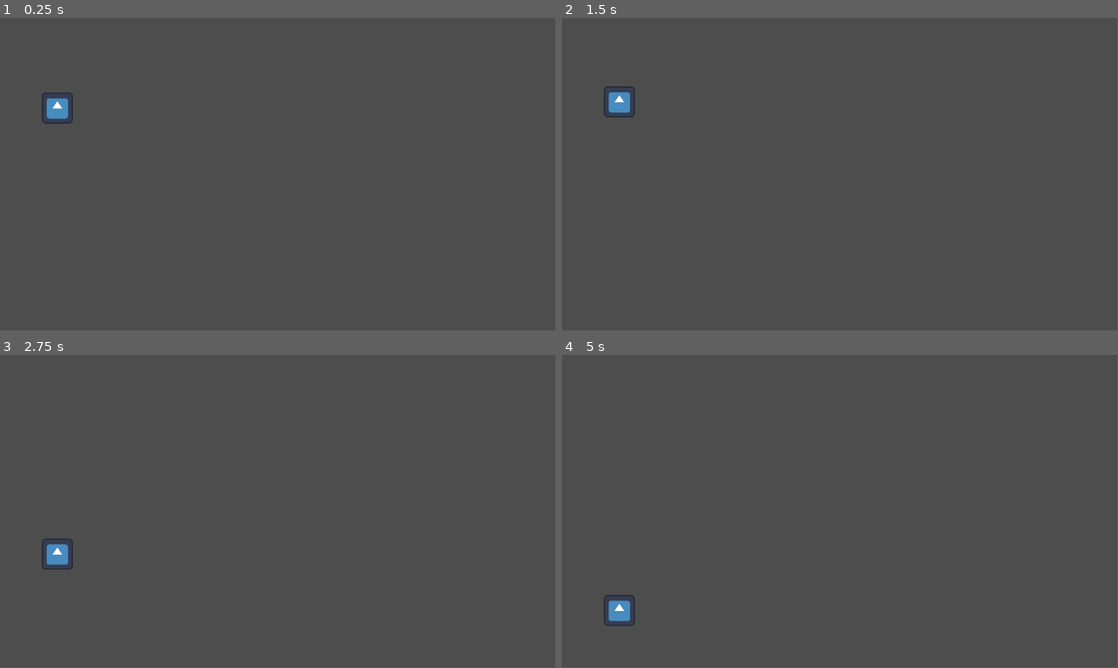
Above: before the commit, frames 1-4 (two rows, left to right).
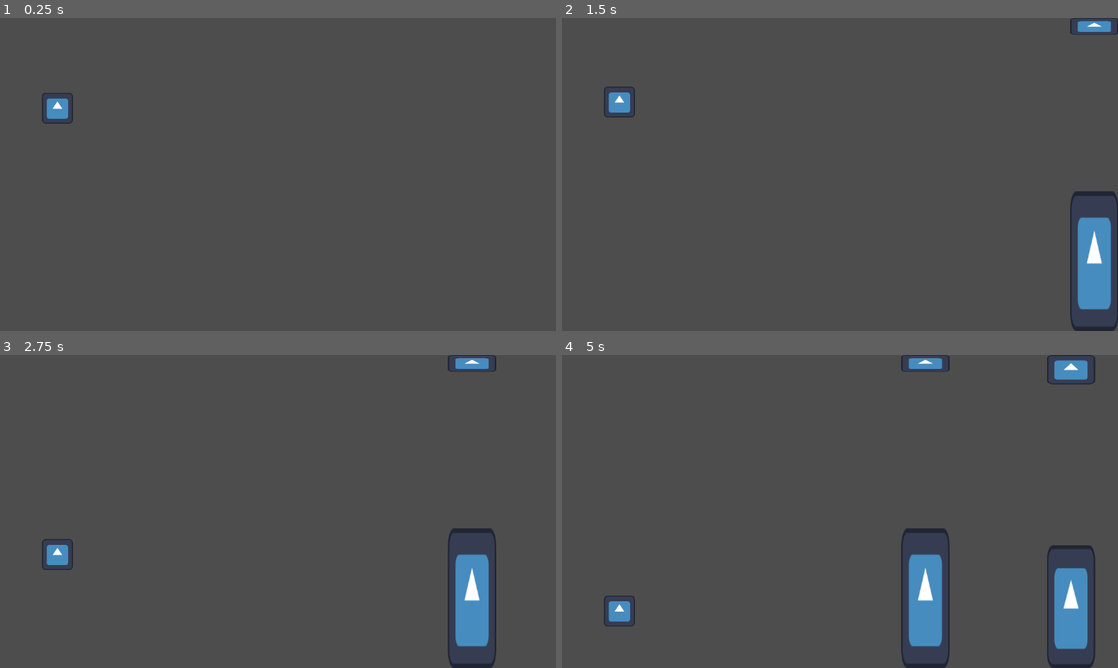
Above: after the commit, the same moments.

Repository: Davidwallacesadler/FlappyBirdCuzWhyNot
Game: Godot game, scene res://scenes/game.tscn
Two runs of this game, one before a commit and one after it. Both use one fixed random seed, a clock stepped at 60 frames per second and the inputs below. The engine's default icon, where the game draws it, is replaced by a stand-in: a white triangle on a blue panel in a dark square.
Inputs:
- Up to frame 1 (0.25 s): no input
- Up to frame 2 (1.5 s): tap Enter (ui_accept) at 0.5, 0.77 s
- Up to frame 3 (2.75 s): tap Enter (ui_accept) at 1.52 s
- Up to frame 4 (5 s): tap Enter (ui_accept) at 3.02, 3.77, 4.52 s
In our replay, the window is 799x449 before the commit and 800x450 after it. These sizes can differ from the game's own. Grey fills any space a smaller window leaves; there, only what the larger window draws over its background counts as a difference.

The runs differ from the first frame. In frame 1, less than 0.1% of the frame differs, in the area x 8-13%, y 25-33%; in frame 2, 2.6%; in frame 3, 2.6%; in frame 4, 5.2%, in the area x 7-96%, y 0-100%.

Commit message:
Add placeholder obsticle sprites

Diff:
--- a/project.godot
+++ b/project.godot
@@ -21,6 +21,7 @@
 
 [display]
 
+window/stretch/mode="viewport"
 window/stretch/aspect="expand"
 
 [rendering]
--- a/scenes/game.tscn
+++ b/scenes/game.tscn
@@ -9,6 +9,9 @@
 
 [sub_resource type="RectangleShape2D" id="RectangleShape2D_0gqmf"]
 size = Vector2(232, 645)
+
+[sub_resource type="RectangleShape2D" id="RectangleShape2D_7iory"]
+size = Vector2(315, 67)
 
 [node name="game" type="Node2D" node_paths=PackedStringArray("death_area")]
 script = ExtResource("1_4opl7")
@@ -31,8 +34,16 @@
 collision_mask = 6
 
 [node name="CollisionShape2D" type="CollisionShape2D" parent="ObsticleResetArea"]
-position = Vector2(116, 322)
+position = Vector2(30, 322)
 shape = SubResource("RectangleShape2D_0gqmf")
 
-[node name="obsticle_spawner" parent="." instance=ExtResource("3_tmy8o")]
-position = Vector2(1153, 0)
+[node name="ObsticleSpawner" parent="." instance=ExtResource("3_tmy8o")]
+position = Vector2(1253, 0)
+
+[node name="PlayerCeiling" type="StaticBody2D" parent="."]
+position = Vector2(1, -12)
+
+[node name="CollisionShape2D" type="CollisionShape2D" parent="PlayerCeiling"]
+position = Vector2(147.5, -23.5)
+shape = SubResource("RectangleShape2D_7iory")
+metadata/_edit_lock_ = true
--- a/scenes/obsticle.tscn
+++ b/scenes/obsticle.tscn
@@ -1,6 +1,7 @@
-[gd_scene load_steps=5 format=3 uid="uid://c0skd3qdcuonk"]
+[gd_scene load_steps=6 format=3 uid="uid://c0skd3qdcuonk"]
 
 [ext_resource type="Script" path="res://scripts/obsticle.gd" id="1_5c1ao"]
+[ext_resource type="Texture2D" uid="uid://bud5ofmpnev2c" path="res://icon.svg" id="2_lpmli"]
 
 [sub_resource type="RectangleShape2D" id="RectangleShape2D_bqbbm"]
 
@@ -8,7 +9,7 @@
 
 [sub_resource type="RectangleShape2D" id="RectangleShape2D_8d7g0"]
 
-[node name="obsticle" type="Node2D" node_paths=PackedStringArray("top_area", "bottom_area", "score_area", "top_collision_shape", "bottom_collision_shape", "score_collision_shape")]
+[node name="obsticle" type="Node2D" node_paths=PackedStringArray("top_area", "bottom_area", "score_area", "top_collision_shape", "bottom_collision_shape", "score_collision_shape", "top_sprite", "bottom_sprite")]
 script = ExtResource("1_5c1ao")
 top_area = NodePath("TopArea")
 bottom_area = NodePath("BottomArea")
@@ -16,6 +17,8 @@
 top_collision_shape = NodePath("TopArea/CollisionShape2D")
 bottom_collision_shape = NodePath("BottomArea/CollisionShape2D")
 score_collision_shape = NodePath("ScoreArea/CollisionShape2D")
+top_sprite = NodePath("TopSpite")
+bottom_sprite = NodePath("BottomSprite")
 
 [node name="TopArea" type="Area2D" parent="."]
 collision_layer = 2
@@ -36,3 +39,9 @@
 
 [node name="CollisionShape2D" type="CollisionShape2D" parent="ScoreArea"]
 shape = SubResource("RectangleShape2D_8d7g0")
+
+[node name="BottomSprite" type="Sprite2D" parent="."]
+texture = ExtResource("2_lpmli")
+
+[node name="TopSpite" type="Sprite2D" parent="."]
+texture = ExtResource("2_lpmli")
--- a/scenes/obsticle_spawner.tscn
+++ b/scenes/obsticle_spawner.tscn
@@ -1,7 +1,6 @@
 [gd_scene load_steps=2 format=3 uid="uid://esi6bchgr62a"]
 
-[ext_resource type="Script" path="res://obsticle_spawner.gd" id="1_yjcnk"]
+[ext_resource type="Script" path="res://scripts/obsticle_spawner.gd" id="1_5l46w"]
 
-[node name="obsticle_spawner" type="Node2D"]
-script = ExtResource("1_yjcnk")
-count = 4
+[node name="ObsticleSpawner" type="Node2D"]
+script = ExtResource("1_5l46w")
--- a/scenes/player.tscn
+++ b/scenes/player.tscn
@@ -1,13 +1,13 @@
 [gd_scene load_steps=4 format=3 uid="uid://bra2x1mpoc8hv"]
 
 [ext_resource type="Texture2D" uid="uid://bud5ofmpnev2c" path="res://icon.svg" id="1_1agwe"]
-[ext_resource type="Script" path="res://player.gd" id="1_l7f8f"]
+[ext_resource type="Script" path="res://scripts/player.gd" id="1_g7t71"]
 
 [sub_resource type="RectangleShape2D" id="RectangleShape2D_1bfcg"]
 size = Vector2(64, 64)
 
 [node name="player" type="CharacterBody2D"]
-script = ExtResource("1_l7f8f")
+script = ExtResource("1_g7t71")
 
 [node name="Sprite2D" type="Sprite2D" parent="."]
 position = Vector2(9.53674e-07, -9.53674e-07)
--- a/scripts/obsticle.gd
+++ b/scripts/obsticle.gd
@@ -1,7 +1,8 @@
 extends Node2D
 
-# TODO: Make this a range
-@export var gap_size: float = 250
+@export var gap_min_size: float = 200
+@export var gap_max_size: float = 350
+
 @export var max_height: float = 648
 @export var width: float = 100
 @export var speed: float = 100
@@ -16,12 +17,10 @@
 @export var bottom_collision_shape: CollisionShape2D
 @export var score_collision_shape: CollisionShape2D
 
-# JUST FOR TESTING
-var _initial_position: Vector2
+@export var top_sprite: Sprite2D
+@export var bottom_sprite: Sprite2D
 
 func _ready():
-	_initial_position = self.position
-
 	top_area.body_entered.connect(_on_body_entered_obsticle)
 	top_area.area_entered.connect(_on_area_entered_obsticle)
 	bottom_area.body_entered.connect(_on_body_entered_obsticle)
@@ -38,16 +37,24 @@
 
 
 func _setup_new_obsticle_gap() -> void:
-	var gap_start_position = _get_gap_start_position()
+	var gap_size = _get_random_gap_size()
+	var gap_start_position = _get_gap_start_position(gap_size)
+
 	_setup_top_obsticle(gap_start_position)
 
 	var gap_end_position = gap_start_position + gap_size
 	var bottom_obsticle_height = max_height - gap_end_position
+
 	_setup_bottom_obsticle(bottom_obsticle_height)
-
 	_setup_score_area(gap_size, gap_start_position)
 
-func _get_gap_start_position() -> float:
+
+func _get_random_gap_size() -> float:
+	var rng = RandomNumberGenerator.new()
+	return rng.randf_range(gap_min_size, gap_max_size)
+
+
+func _get_gap_start_position(gap_size: float) -> float:
 	var start = 0.0
 	var end = max_height - gap_size
 	var rng = RandomNumberGenerator.new()
@@ -56,19 +63,41 @@
 
 func _setup_top_obsticle(height: float) -> void:
 	top_collision_shape.shape.size.y = height
+
 	var y_offset_position = height * 0.5
 	top_area.position = Vector2(0, y_offset_position)
 
+	var image_rect = top_sprite.get_rect()
+	var x_scale_factor = width / image_rect.size.x
+	var y_scale_factor = height / image_rect.size.y
+
+	top_sprite.scale.x = x_scale_factor
+	top_sprite.scale.y = y_scale_factor
+
+	var sprite_offset = image_rect.size.y * y_scale_factor * 0.5
+	top_sprite.position = Vector2(0, sprite_offset)
 
 func _setup_bottom_obsticle(height: float) -> void:
 	bottom_collision_shape.shape.size.y = height
 	var y_offset_position = max_height - (height * 0.5)
 	bottom_area.position = Vector2(0, y_offset_position)
 
+	var image_rect = bottom_sprite.get_rect()
+	var x_scale_factor = width / image_rect.size.x
+	var y_scale_factor = height / image_rect.size.y
+
+	bottom_sprite.scale.x = x_scale_factor
+	bottom_sprite.scale.y = y_scale_factor
+
+	var sprite_offset = image_rect.size.y * y_scale_factor * 0.5
+	bottom_sprite.position = Vector2(0, max_height - sprite_offset)
+
 
 func _setup_score_area(height: float, y_offset: float) -> void:
 	score_collision_shape.shape.size.y = height
-	score_area.position = Vector2(width, y_offset + (height * 0.5))
+	score_collision_shape.shape.size.x = 20
+	score_area.position = Vector2(0, y_offset + (height * 0.5))
+
 
 func _create_new_shape() -> RectangleShape2D:
 	var new_shape = RectangleShape2D.new()
@@ -80,7 +109,7 @@
 	GameEvents.player_touched_obsticle.emit()
 
 func _on_area_entered_obsticle(area: Area2D):
-	self.position = _initial_position
+	self.position = Vector2.ZERO
 	_setup_new_obsticle_gap.call_deferred()
 
 func _on_body_entered_score(body: Node2D):
--- a/obsticle_spawner.gd
+++ b/scripts/obsticle_spawner.gd
@@ -1,7 +1,7 @@
 extends Node2D
 
 @export var spawn_time: float = 3.0
-@export var count: int = 5
+@export var count: int = 4
 
 var _obsticle_scene = preload("res://scenes/obsticle.tscn")
 
@@ -13,9 +13,13 @@
 	timer.wait_time = spawn_time
 	timer.timeout.connect(_on_spawn_timer_finished)
 	add_child(timer)
+	_add_obsticle()
 
 func _on_spawn_timer_finished() -> void:
+	_add_obsticle()
+	if (count == 0):
+		timer.stop()
+
+func _add_obsticle() -> void:
 	add_child(_obsticle_scene.instantiate())
 	count -= 1
-	if (count == 0):
-		timer.stop()
Not shown: 1 places in scenes/game.tscn that only renumber resources
Renamed: player.gd -> scripts/player.gd
